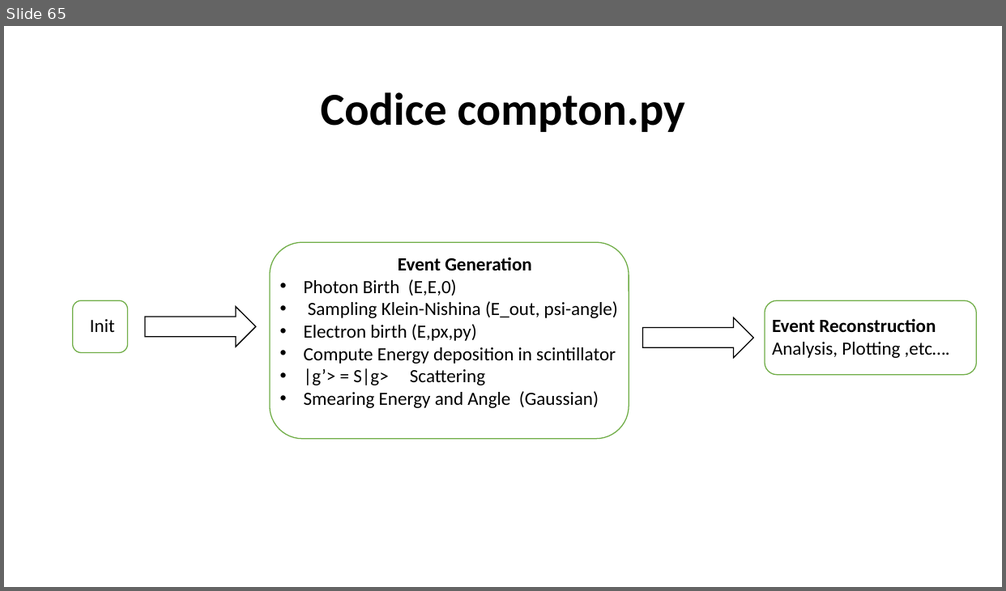
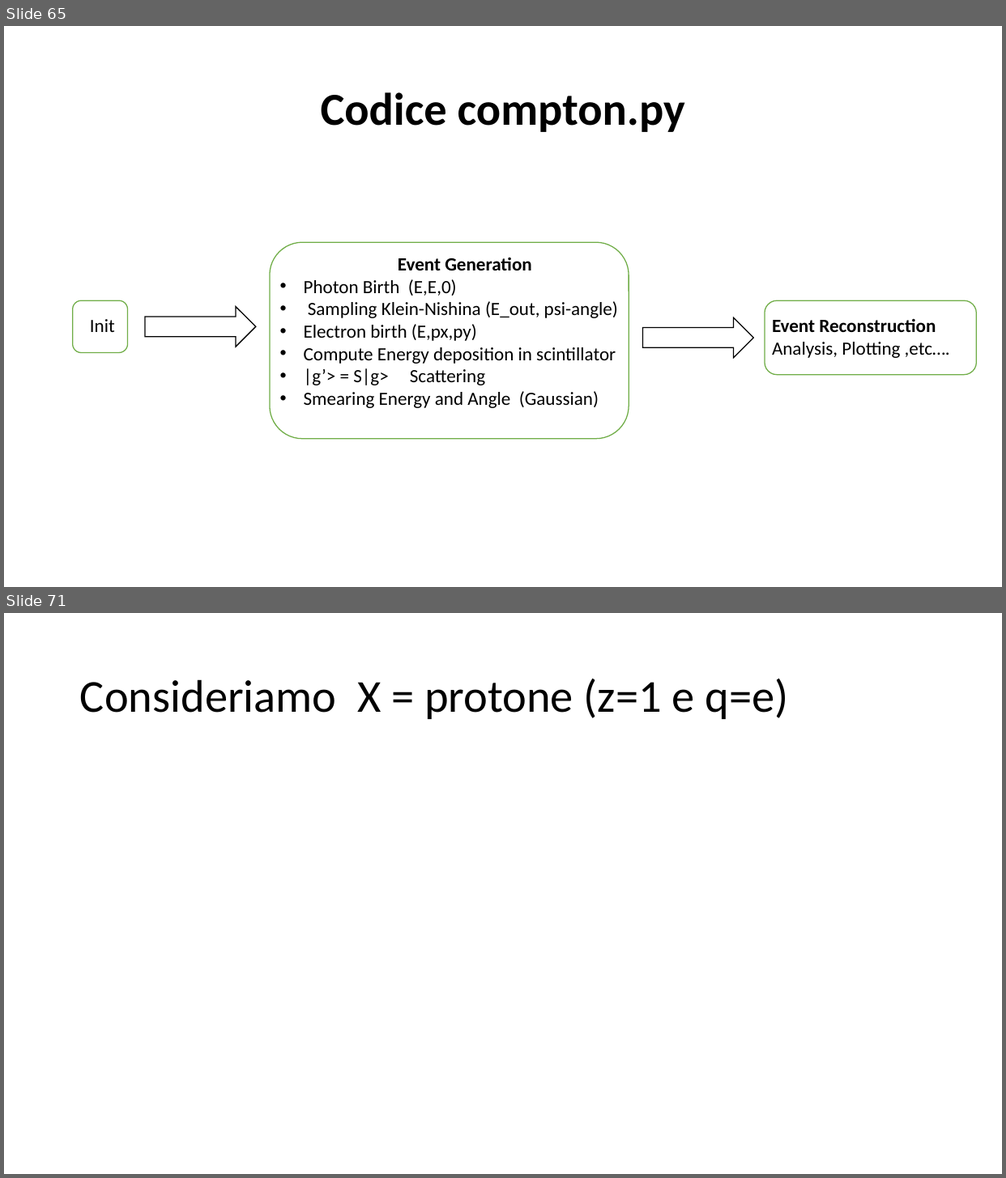
Before and after one commit to marcomonte94/Montecarlo, a slide deck: Slide Corso Metodi Montecarlo.pptx. Shown one above the other, each under a label of ours: slide 65 before the commit, slides 65 and 71 after it; the slides between them are not shown. The pictures are 1006x591 and 1006x1178 pixels, drawn with LibreOffice and Linux fonts; fonts in the diff are those of the drawing; grey boxes stand for pictures. Boxes give left, top, right and bottom in pixels: in the first picture for what was removed or moved away, otherwise in the second. Text is boxed around its words. In the diff, an @@ line names an element or a change of style, - is before the commit and + after.

```diff
--- a/Slide Corso Metodi Montecarlo.pptx
+++ b/Slide Corso Metodi Montecarlo.pptx
@@ slide 71 added at (4,613,1002,1174), background #FFFFFF @@
@@ title added at (80,679,788,719), 44 pt, text #000000 @@
+Consideriamo X = protone (z=1 e q=e)
```
Also in this commit, not shown: 9 other slides added, 2 other files.
